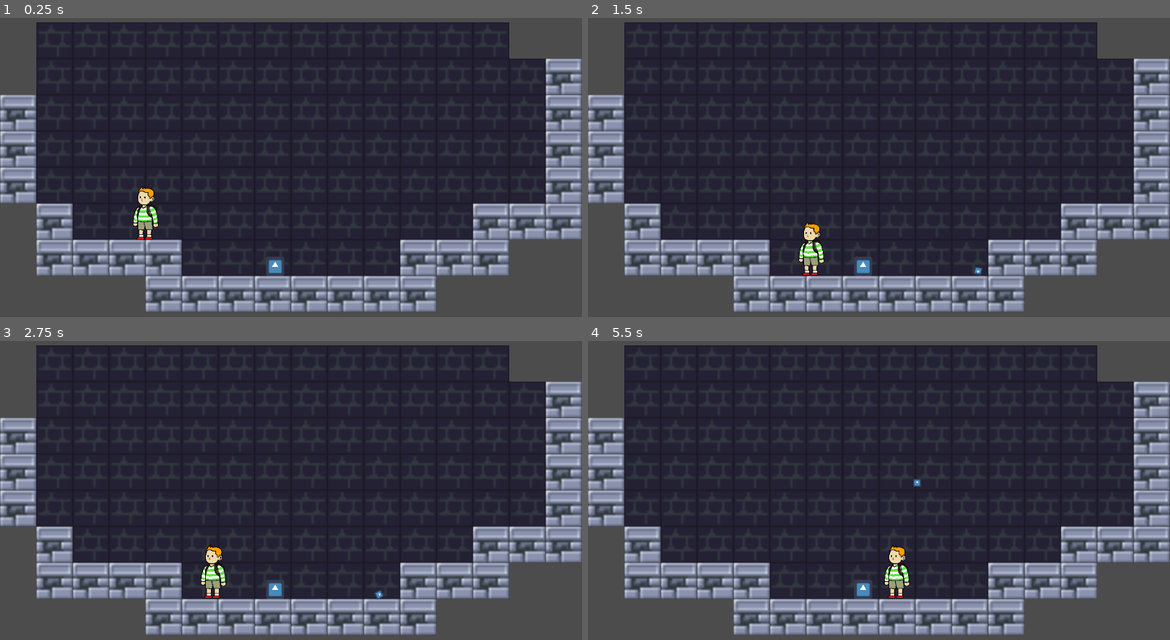
Above: before the commit, frames 1-4 (two rows, left to right).
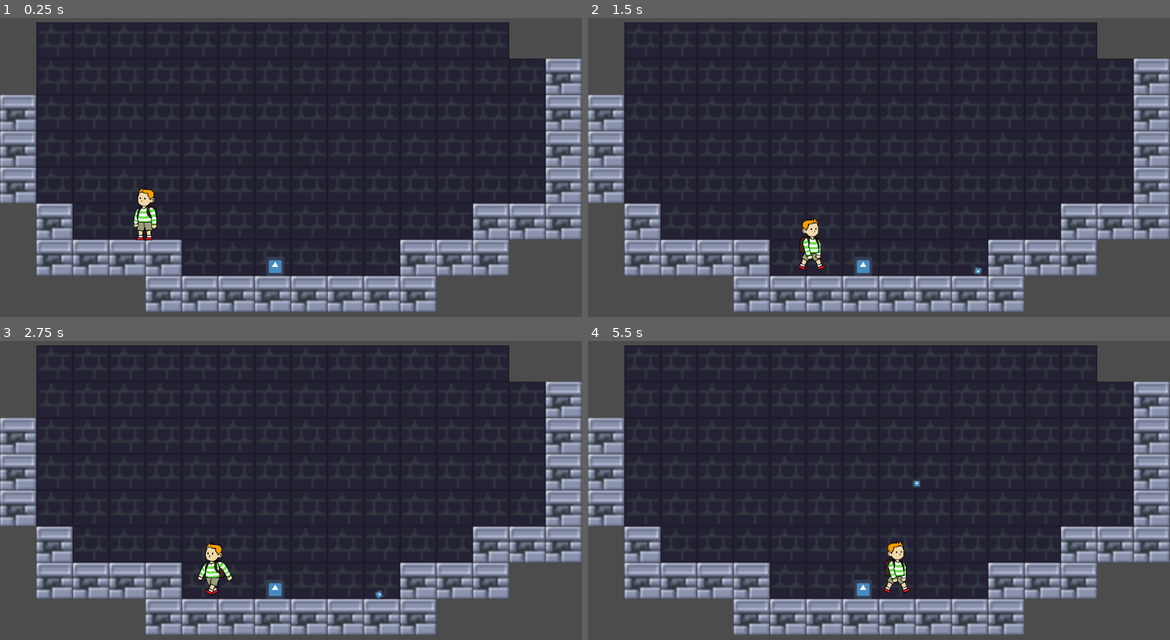
Above: after the commit, the same moments.

Repository: FavouredFool/special-disco
Game: Godot game, scene res://Scenes/Main.tscn
The game is run twice, just before and just after one commit, with the same random seed, the same clock (stepped at 60 frames per second) and the same inputs. The engine's default icon, where the game draws it, is replaced by a stand-in: a white triangle on a blue panel in a dark square.
Inputs (mouse positions are in pixels of both pictures, inside the frame that each line leads up to):
- Up to frame 1 (0.25 s): no input
- Up to frame 2 (1.5 s): move the mouse to (1007, 137) at 0.52 s; hold D (move_right) from 0.53 s (still down); click (1007, 137) at 0.67 s; tap Space (jump) at 0.77 s; move the mouse to (762, 173) at 1.27 s
- Up to frame 3 (2.75 s): tap Space (jump) at 1.52 s; move the mouse to (349, 403) at 2.02 s; release D (move_right) at 2.03 s; hold A (move_left) from 2.03 s (still down)
- Up to frame 4 (5.5 s): move the mouse to (849, 547) at 2.77 s; release A (move_left) at 2.78 s; hold D (move_right) 2.78-4.28 s; click (849, 547) at 2.92 s; tap Space (jump) at 3.02, 3.77, 4.52 s; move the mouse to (1053, 529) at 3.52 s; move the mouse to (704, 427) at 4.27 s; hold A (move_left) 4.28-5.03 s; move the mouse to (908, 478) at 5.02 s; hold D (move_right) from 5.03 s (still down); click (908, 478) at 5.17 s

The runs differ from the first frame. In frame 1, 0.3% of the frame differs, in the area x 22-28%, y 56-75%; in frame 2, 0.6%; in frame 3, 0.5%; in frame 4, 0.6%, in the area x 50-58%, y 46-87%.

Commit message:
feat: Added boyAnimation

Diff:
--- a/Scenes/BoyRig.tscn
+++ b/Scenes/BoyRig.tscn
@@ -5,7 +5,7 @@
 [sub_resource type="Animation" id=1]
 length = 0.001
 tracks/0/type = "value"
-tracks/0/path = NodePath("Character/LeftLeg:position")
+tracks/0/path = NodePath("Character/Torso/LeftLeg:position")
 tracks/0/interp = 1
 tracks/0/loop_wrap = true
 tracks/0/imported = false
@@ -17,7 +17,7 @@
 "values": [ Vector2( -66, 222 ) ]
 }
 tracks/1/type = "value"
-tracks/1/path = NodePath("Character/LeftLeg:rotation_degrees")
+tracks/1/path = NodePath("Character/Torso/LeftLeg:rotation_degrees")
 tracks/1/interp = 1
 tracks/1/loop_wrap = true
 tracks/1/imported = false
@@ -29,7 +29,7 @@
 "values": [ 0.0 ]
 }
 tracks/2/type = "value"
-tracks/2/path = NodePath("Character/Head:position")
+tracks/2/path = NodePath("Character/Torso/Head:position")
 tracks/2/interp = 1
 tracks/2/loop_wrap = true
 tracks/2/imported = false
@@ -41,7 +41,7 @@
 "values": [ Vector2( 4, -269 ) ]
 }
 tracks/3/type = "value"
-tracks/3/path = NodePath("Character/Head:rotation_degrees")
+tracks/3/path = NodePath("Character/Torso/Head:rotation_degrees")
 tracks/3/interp = 1
 tracks/3/loop_wrap = true
 tracks/3/imported = false
@@ -77,7 +77,7 @@
 "values": [ 0.0 ]
 }
 tracks/6/type = "value"
-tracks/6/path = NodePath("Character/LeftArm:position")
+tracks/6/path = NodePath("Character/Torso/LeftArm:position")
 tracks/6/interp = 1
 tracks/6/loop_wrap = true
 tracks/6/imported = false
@@ -89,7 +89,7 @@
 "values": [ Vector2( -120, 23 ) ]
 }
 tracks/7/type = "value"
-tracks/7/path = NodePath("Character/LeftArm:rotation_degrees")
+tracks/7/path = NodePath("Character/Torso/LeftArm:rotation_degrees")
 tracks/7/interp = 1
 tracks/7/loop_wrap = true
 tracks/7/imported = false
@@ -101,7 +101,7 @@
 "values": [ 0.0 ]
 }
 tracks/8/type = "value"
-tracks/8/path = NodePath("Character/RightLeg:position")
+tracks/8/path = NodePath("Character/Torso/RightLeg:position")
 tracks/8/interp = 1
 tracks/8/loop_wrap = true
 tracks/8/imported = false
@@ -113,7 +113,7 @@
 "values": [ Vector2( 64, 220 ) ]
 }
 tracks/9/type = "value"
-tracks/9/path = NodePath("Character/RightLeg:rotation_degrees")
+tracks/9/path = NodePath("Character/Torso/RightLeg:rotation_degrees")
 tracks/9/interp = 1
 tracks/9/loop_wrap = true
 tracks/9/imported = false
@@ -125,7 +125,7 @@
 "values": [ 0.0 ]
 }
 tracks/10/type = "value"
-tracks/10/path = NodePath("Character/RightArm:position")
+tracks/10/path = NodePath("Character/Torso/RightArm:position")
 tracks/10/interp = 1
 tracks/10/loop_wrap = true
 tracks/10/imported = false
@@ -137,7 +137,7 @@
 "values": [ Vector2( 134, 20 ) ]
 }
 tracks/11/type = "value"
-tracks/11/path = NodePath("Character/RightArm:rotation_degrees")
+tracks/11/path = NodePath("Character/Torso/RightArm:rotation_degrees")
 tracks/11/interp = 1
 tracks/11/loop_wrap = true
 tracks/11/imported = false
@@ -154,7 +154,7 @@
 length = 1.3
 loop = true
 tracks/0/type = "value"
-tracks/0/path = NodePath("Character/LeftLeg:position")
+tracks/0/path = NodePath("Character/Torso/LeftLeg:position")
 tracks/0/interp = 1
 tracks/0/loop_wrap = true
 tracks/0/imported = false
@@ -166,7 +166,7 @@
 "values": [ Vector2( -73, 221 ), Vector2( -73, 221 ), Vector2( -73, 201 ), Vector2( -73, 218.535 ) ]
 }
 tracks/1/type = "value"
-tracks/1/path = NodePath("Character/LeftLeg:rotation_degrees")
+tracks/1/path = NodePath("Character/Torso/LeftLeg:rotation_degrees")
 tracks/1/interp = 1
 tracks/1/loop_wrap = true
 tracks/1/imported = false
@@ -178,7 +178,7 @@
 "values": [ 0.0, 0.0, 0.0, 0.0 ]
 }
 tracks/2/type = "value"
-tracks/2/path = NodePath("Character/Head:position")
+tracks/2/path = NodePath("Character/Torso/Head:position")
 tracks/2/interp = 1
 tracks/2/loop_wrap = true
 tracks/2/imported = false
@@ -190,7 +190,7 @@
 "values": [ Vector2( 4, -269 ), Vector2( 4, -269 ), Vector2( 4, -259 ), Vector2( 4, -269 ) ]
 }
 tracks/3/type = "value"
-tracks/3/path = NodePath("Character/Head:rotation_degrees")
+tracks/3/path = NodePath("Character/Torso/Head:rotation_degrees")
 tracks/3/interp = 1
 tracks/3/loop_wrap = true
 tracks/3/imported = false
@@ -226,7 +226,7 @@
 "values": [ 0.0, 0.0, 0.0, 0.0 ]
 }
 tracks/6/type = "value"
-tracks/6/path = NodePath("Character/LeftArm:position")
+tracks/6/path = NodePath("Character/Torso/LeftArm:position")
 tracks/6/interp = 1
 tracks/6/loop_wrap = true
 tracks/6/imported = false
@@ -238,7 +238,7 @@
 "values": [ Vector2( -120, 23 ), Vector2( -120, 23 ), Vector2( -105, 31 ), Vector2( -118.151, 23.9861 ) ]
 }
 tracks/7/type = "value"
-tracks/7/path = NodePath("Character/LeftArm:rotation_degrees")
+tracks/7/path = NodePath("Character/Torso/LeftArm:rotation_degrees")
 tracks/7/interp = 1
 tracks/7/loop_wrap = true
 tracks/7/imported = false
@@ -250,7 +250,7 @@
 "values": [ 0.0, 0.0, -8.23946, -1.01559 ]
 }
 tracks/8/type = "value"
-tracks/8/path = NodePath("Character/RightLeg:position")
+tracks/8/path = NodePath("Character/Torso/RightLeg:position")
 tracks/8/interp = 1
 tracks/8/loop_wrap = true
 tracks/8/imported = false
@@ -262,7 +262,7 @@
 "values": [ Vector2( 60, 220 ), Vector2( 60, 220 ), Vector2( 60, 200 ), Vector2( 60, 217.535 ) ]
 }
 tracks/9/type = "value"
-tracks/9/path = NodePath("Character/RightLeg:rotation_degrees")
+tracks/9/path = NodePath("Character/Torso/RightLeg:rotation_degrees")
 tracks/9/interp = 1
 tracks/9/loop_wrap = true
 tracks/9/imported = false
@@ -274,7 +274,7 @@
 "values": [ 0.0, 0.0, 0.0, 0.0 ]
 }
 tracks/10/type = "value"
-tracks/10/path = NodePath("Character/RightArm:position")
+tracks/10/path = NodePath("Character/Torso/RightArm:position")
 tracks/10/interp = 1
 tracks/10/loop_wrap = true
 tracks/10/imported = false
@@ -286,7 +286,7 @@
 "values": [ Vector2( 134, 20 ), Vector2( 134, 20 ), Vector2( 121, 33 ), Vector2( 132.398, 21.6024 ) ]
 }
 tracks/11/type = "value"
-tracks/11/path = NodePath("Character/RightArm:rotation_degrees")
+tracks/11/path = NodePath("Character/Torso/RightArm:rotation_degrees")
 tracks/11/interp = 1
 tracks/11/loop_wrap = true
 tracks/11/imported = false
@@ -303,7 +303,7 @@
 length = 0.8
 loop = true
 tracks/0/type = "value"
-tracks/0/path = NodePath("Character/LeftLeg:position")
+tracks/0/path = NodePath("Character/Torso/LeftLeg:position")
 tracks/0/interp = 1
 tracks/0/loop_wrap = true
 tracks/0/imported = false
@@ -315,7 +315,7 @@
 "values": [ Vector2( -94, 197 ), Vector2( -66, 222 ), Vector2( -7, 193 ), Vector2( -66, 222 ) ]
 }
 tracks/1/type = "value"
-tracks/1/path = NodePath("Character/LeftLeg:rotation_degrees")
+tracks/1/path = NodePath("Character/Torso/LeftLeg:rotation_degrees")
 tracks/1/interp = 1
 tracks/1/loop_wrap = true
 tracks/1/imported = false
@@ -327,7 +327,7 @@
 "values": [ 23.4251, 0.0, -34.8, 0.0 ]
 }
 tracks/2/type = "value"
-tracks/2/path = NodePath("Character/Head:position")
+tracks/2/path = NodePath("Character/Torso/Head:position")
 tracks/2/interp = 1
 tracks/2/loop_wrap = true
 tracks/2/imported = false
@@ -339,7 +339,7 @@
 "values": [ Vector2( 4, -269 ), Vector2( 4, -259 ), Vector2( 4, -269 ), Vector2( 4, -259 ) ]
 }
 tracks/3/type = "value"
-tracks/3/path = NodePath("Character/Head:rotation_degrees")
+tracks/3/path = NodePath("Character/Torso/Head:rotation_degrees")
 tracks/3/interp = 1
 tracks/3/loop_wrap = true
 tracks/3/imported = false
@@ -375,7 +375,7 @@
 "values": [ 0.0, 0.0, 0.0, 0.0 ]
 }
 tracks/6/type = "value"
-tracks/6/path = NodePath("Character/LeftArm:position")
+tracks/6/path = NodePath("Character/Torso/LeftArm:position")
 tracks/6/interp = 1
 tracks/6/loop_wrap = true
 tracks/6/imported = false
@@ -387,7 +387,7 @@
 "values": [ Vector2( -120, 23 ), Vector2( -88, 35 ), Vector2( -120, 23 ), Vector2( -130, 2 ), Vector2( -125, 12.5 ), Vector2( -120, 23 ) ]
 }
 tracks/7/type = "value"
-tracks/7/path = NodePath("Character/LeftArm:rotation_degrees")
+tracks/7/path = NodePath("Character/Torso/LeftArm:rotation_degrees")
 tracks/7/interp = 1
 tracks/7/loop_wrap = true
 tracks/7/imported = false
@@ -399,7 +399,7 @@
 "values": [ 0.0, -16.8, 0.0, 17.4, 8.7, 0.0 ]
 }
 tracks/8/type = "value"
-tracks/8/path = NodePath("Character/RightLeg:position")
+tracks/8/path = NodePath("Character/Torso/RightLeg:position")
 tracks/8/interp = 1
 tracks/8/loop_wrap = true
 tracks/8/imported = false
@@ -411,7 +411,7 @@
 "values": [ Vector2( 92, 193 ), Vector2( 64, 220 ), Vector2( -5, 210 ), Vector2( 64, 220 ) ]
 }
 tracks/9/type = "value"
-tracks/9/path = NodePath("Character/RightLeg:rotation_degrees")
+tracks/9/path = NodePath("Character/Torso/RightLeg:rotation_degrees")
 tracks/9/interp = 1
 tracks/9/loop_wrap = true
 tracks/9/imported = false
@@ -423,7 +423,7 @@
 "values": [ -26.7448, 0.0, 34.9, 0.0 ]
 }
 tracks/10/type = "value"
-tracks/10/path = NodePath("Character/RightArm:position")
+tracks/10/path = NodePath("Character/Torso/RightArm:position")
 tracks/10/interp = 1
 tracks/10/loop_wrap = true
 tracks/10/imported = false
@@ -435,7 +435,7 @@
 "values": [ Vector2( 134, 20 ), Vector2( 24, 42 ), Vector2( 134, 20 ), Vector2( 182, -14 ), Vector2( 158, 3 ), Vector2( 134, 20 ) ]
 }
 tracks/11/type = "value"
-tracks/11/path = NodePath("Character/RightArm:rotation_degrees")
+tracks/11/path = NodePath("Character/Torso/RightArm:rotation_degrees")
 tracks/11/interp = 1
 tracks/11/loop_wrap = true
 tracks/11/imported = false
@@ -456,36 +456,40 @@
 
 [node name="Character" type="Node2D" parent="."]
 
-[node name="LeftLeg" type="Sprite" parent="Character"]
+[node name="Torso" type="Sprite" parent="Character"]
+texture = ExtResource( 1 )
+region_enabled = true
+region_rect = Rect2( 200, 650, 400, 400 )
+
+[node name="LeftLeg" type="Sprite" parent="Character/Torso"]
+show_behind_parent = true
 position = Vector2( -66, 222 )
 texture = ExtResource( 1 )
 region_enabled = true
 region_rect = Rect2( 600, 650, 200, 350 )
 
-[node name="RightLeg" type="Sprite" parent="Character"]
+[node name="RightLeg" type="Sprite" parent="Character/Torso"]
+show_behind_parent = true
 position = Vector2( 64, 220 )
 texture = ExtResource( 1 )
 region_enabled = true
 region_rect = Rect2( 800, 650, 200, 350 )
 
-[node name="LeftArm" type="Sprite" parent="Character"]
+[node name="LeftArm" type="Sprite" parent="Character/Torso"]
+show_behind_parent = true
 position = Vector2( -120, 23 )
+scale = Vector2( 0.99696, 1 )
 texture = ExtResource( 1 )
 region_enabled = true
 region_rect = Rect2( 250, 250, 200, 400 )
 
-[node name="Torso" type="Sprite" parent="Character"]
-texture = ExtResource( 1 )
-region_enabled = true
-region_rect = Rect2( 200, 650, 400, 400 )
-
-[node name="Head" type="Sprite" parent="Character"]
+[node name="Head" type="Sprite" parent="Character/Torso"]
 position = Vector2( 4, -269 )
 texture = ExtResource( 1 )
 region_enabled = true
 region_rect = Rect2( 625, 325, 350, 325 )
 
-[node name="RightArm" type="Sprite" parent="Character"]
+[node name="RightArm" type="Sprite" parent="Character/Torso"]
 position = Vector2( 134, 20 )
 texture = ExtResource( 1 )
 region_enabled = true
--- a/Scenes/Player.tscn
+++ b/Scenes/Player.tscn
@@ -6,7 +6,7 @@
 
 [sub_resource type="CapsuleShape2D" id=1]
 radius = 18.0
-height = 54.0
+height = 50.5647
 
 [node name="Player" type="KinematicBody2D"]
 collision_mask = 3
--- a/Scripts/PlayerScript.gd
+++ b/Scripts/PlayerScript.gd
@@ -4,6 +4,7 @@
 # onready
 onready var CoyoteTimer : Timer = $CoyoteTimer
 onready var dog : KinematicBody2D = get_node("/root/Main/Dog")
+onready var animationPlayer : AnimationPlayer = get_node("./CharacterRig/AnimationPlayer")
 
 # constants
 const UP_DIRECTION : Vector2 = Vector2.UP
@@ -77,6 +78,20 @@
 	else:
 		$RingSelection.visible = false
 
+	var scaleX = animationPlayer.get_parent().get_scale().x
+
+	if sign(_velocity.x) < 0:
+		scaleX = abs(animationPlayer.get_parent().get_scale().x)
+	elif sign(_velocity.x) > 0:
+		scaleX = -abs(animationPlayer.get_parent().get_scale().x)
+
+	animationPlayer.get_parent().set_scale(Vector2(scaleX, animationPlayer.get_parent().get_scale().y))
+
+	if _velocity.is_equal_approx(Vector2.ZERO):
+		animationPlayer.play("idle")
+	else:
+		animationPlayer.play("walk", 0.15)
+
 
 
 
